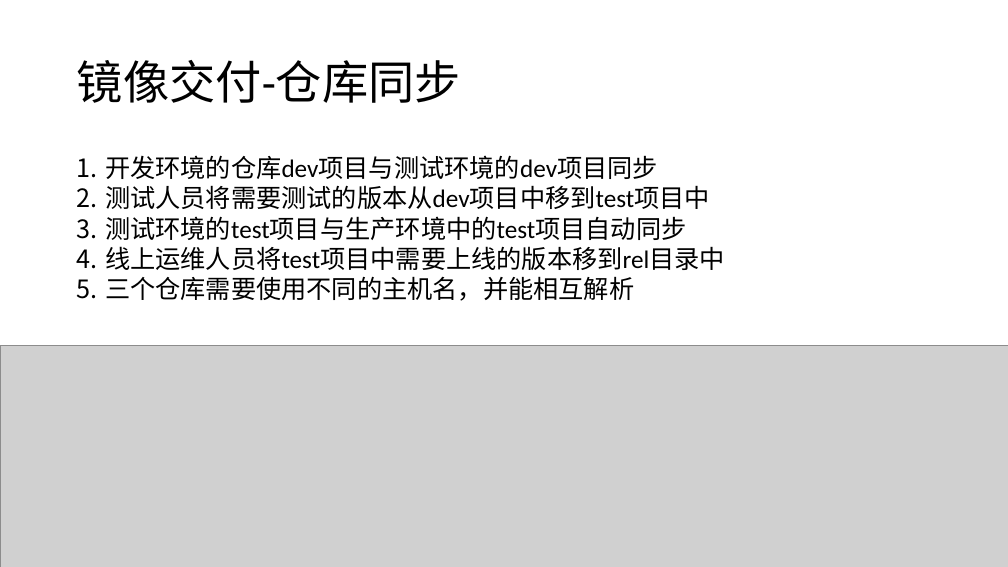
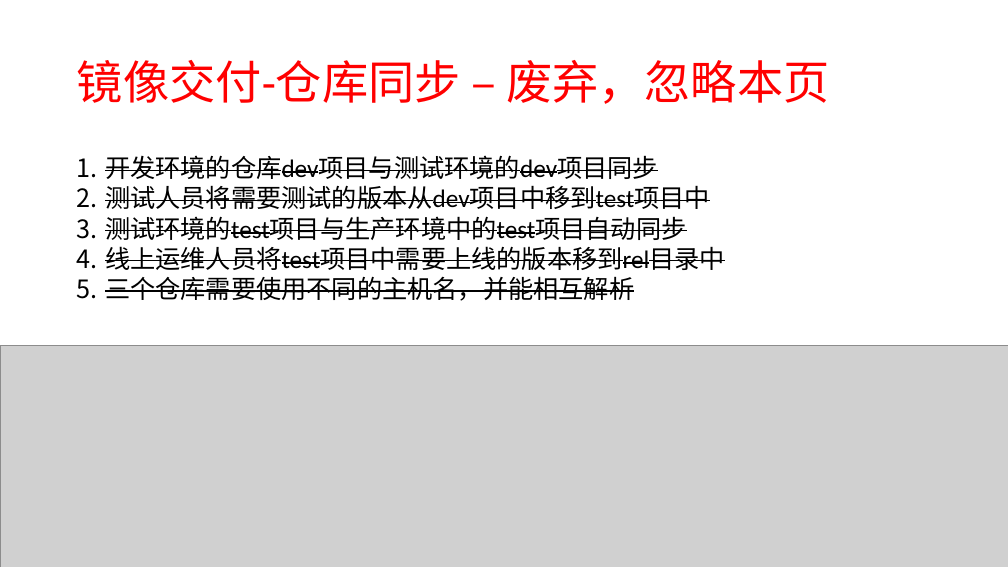
Before and after one commit to sealyun/docs, a slide deck: slide 24 of ppt/CI-CD-rules.pptx (slide 23 before the commit). Drawn at 1008x567 pixels with LibreOffice and Linux fonts; fonts in the diff are those of the drawing; grey boxes stand for pictures. Boxes give left, top, right and bottom in pixels: in the first picture for what was removed or moved away, otherwise in the second. Text is boxed around its words. In the diff, an @@ line names an element or a change of style, - is before the commit and + after.

```diff
--- a/ppt/CI-CD-rules.pptx
+++ b/ppt/CI-CD-rules.pptx
@@ title at (x1=77, y1=60, x2=829, y2=104): text changed; text colour #000000 to #FF0000 @@
-镜像交付-仓库同步
+镜像交付-仓库同步 – 废弃，忽略本页
@@ text "开发环境的仓库dev项目与测试环境的dev项目同步" at (x1=105, y1=155, x2=725, y2=301): strikethrough on @@
```
Also in this commit, not shown: 2 other slides changed, 1 slide added.
